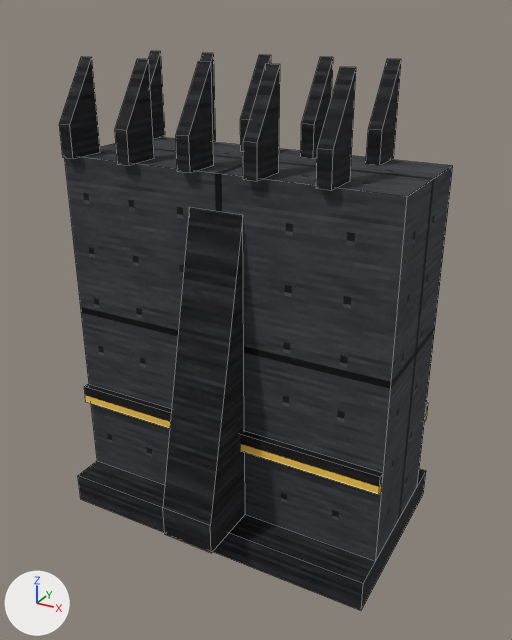
Before and after pictures for a commit that changed the Blender file tools/lowforge/models/wall.blend.
Camera for both pictures: a 50 mm camera at (59.1, -106.1, 93.6) aimed at (1.4, -1.2, 41.2). The lights are fixed; the arrows at lower left show +X, +Y and +Z. The first picture is the older version. Mesh edges are drawn as thin lines.

The scene before the commit, as lines of its bpy script (objects in view):
```python
ob_blade = bpy.data.objects.new('blade', me_blade)
ob_blade.location = (0.0, 0.0, 0.0)
ob_blade_001 = bpy.data.objects.new('blade.001', me_blade_001)
ob_blade_001.location = (0.0, 0.0, 0.0)
ob_blade_004 = bpy.data.objects.new('blade.004', me_blade_004)
ob_blade_004.location = (0.0, 0.0, 0.0)
ob_blade_005 = bpy.data.objects.new('blade.005', me_blade_005)
ob_blade_005.location = (0.0, 0.0, 0.0)
ob_blade_006 = bpy.data.objects.new('blade.006', me_blade_006)
ob_blade_006.location = (0.0, 0.0, 0.0)
ob_blade_007 = bpy.data.objects.new('blade.007', me_blade_007)
ob_blade_007.location = (0.0, 0.0, 0.0)
ob_blade_008 = bpy.data.objects.new('blade.008', me_blade_008)
ob_blade_008.location = (0.0, 0.0, 0.0)
ob_blade_009 = bpy.data.objects.new('blade.009', me_blade_009)
ob_blade_009.location = (0.0, 0.0, 0.0)
ob_light_strip = bpy.data.objects.new('light_strip', me_light_strip)
ob_light_strip.location = (0.0, 0.0, 0.0)
# also in view: 'wall' at (0.0, 0.0, 38.0); 'blade.003' at (7.2, 10.0, 78.0); 'blade.002' at (-4.8, 10.0, 78.0); 'buttress' at (0.0, -18.0, 35.0); 'plinth' at (0.0, 0.0, 3.0)
```
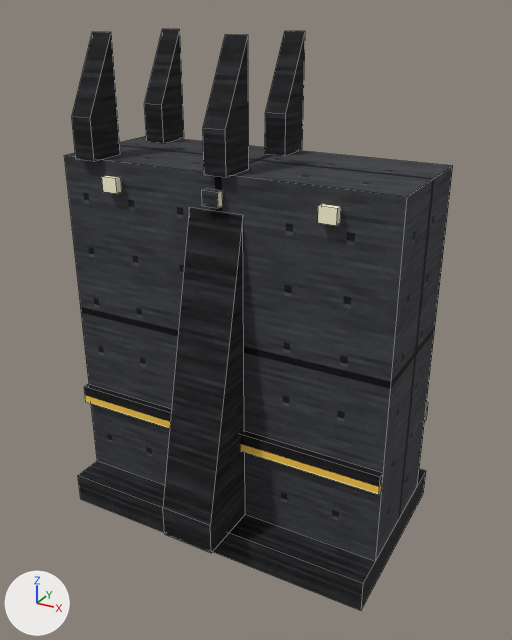
Location of each change, (x1, y1, x2, y2) in pixels of the pictures (512 x 640 px):
'blade.003', moved, rescaled (42% wider, 41% taller): before (301, 57, 333, 158); after (203, 34, 249, 177)
'blade.002', moved, rescaled (53% wider, 34% taller): before (240, 55, 271, 151); after (72, 32, 120, 161)
'blade.001', moved, rescaled: before (201, 53, 216, 142); after (265, 31, 305, 155)
'blade', moved, rescaled: before (149, 51, 165, 139); after (144, 29, 184, 143)
'blade.009', deleted: before (316, 67, 356, 190)
'blade.008', deleted: before (243, 64, 280, 181)
'blade.007', deleted: before (176, 61, 214, 173)
'blade.006', deleted: before (115, 59, 154, 165)
'blade.005', deleted: before (59, 57, 100, 159)
'blade.004', deleted: before (366, 59, 401, 165)
'lamp_row.002', added: after (318, 204, 341, 226)
'lamp_row.001', added: after (202, 189, 223, 208)
'lamp_row', added: after (102, 176, 122, 194)

The change, as a diff of the scene's bpy script:
```diff
--- a/tools/lowforge/models/wall.blend.py
+++ b/tools/lowforge/models/wall.blend.py
@@ me_blade @@
-me_blade.from_pydata(...)  # 8 vertices, 6 faces; spans x -30.0..-27.6, y 6.5..13.5, z 70.0..86.0
+me_blade.from_pydata(...)  # 8 vertices, 6 faces; spans x -27.0..-23.0, y 6.5..13.5, z 70.0..90.0
+# me_blade part 1: the whole mesh is scaled about its middle by (1.67, 1, 1.25), then moved by (3.8, 0.0, 2.0)
 me_blade.materials.append(mat_steel_dark)
@@ me_blade_001 @@
-me_blade_001.from_pydata(...)  # 8 vertices, 6 faces; spans x -18.0..-15.6, y 6.5..13.5, z 70.0..86.0
+me_blade_001.from_pydata(...)  # 8 vertices, 6 faces; spans x -1.0..3.0, y 6.5..13.5, z 70.0..90.0
+# me_blade_001 part 2: the whole mesh is scaled about its middle by (1.67, 1, 1.25), then moved by (17.8, 0.0, 2.0)
 me_blade_001.materials.append(mat_steel_dark)
@@ me_blade_002 @@
-me_blade_002.from_pydata(...)  # 8 vertices, 6 faces; spans x -6.0..-3.6, y 6.5..13.5, z 70.0..86.0
+me_blade_002.from_pydata(...)  # 8 vertices, 6 faces; spans x -27.0..-23.0, y -13.5..-6.5, z 70.0..90.0
+# me_blade_002 part 3: the whole mesh is scaled about its middle by (1.67, 1, 1.25), then moved by (-20.2, -20.0, 2.0)
 me_blade_002.materials.append(mat_steel_dark)
@@ me_blade_003 @@
-me_blade_003.from_pydata(...)  # 8 vertices, 6 faces; spans x 6.0..8.4, y 6.5..13.5, z 70.0..86.0
+me_blade_003.from_pydata(...)  # 8 vertices, 6 faces; spans x -1.0..3.0, y -13.5..-6.5, z 70.0..90.0
+# me_blade_003 part 4: the whole mesh is scaled about its middle by (1.67, 1, 1.25), then moved by (-6.2, -20.0, 2.0)
 me_blade_003.materials.append(mat_steel_dark)
@@ ob_blade_004 @@
-ob_blade_004 = bpy.data.objects.new('blade.004', me_blade_004)
@@ ob_blade_005 @@
-ob_blade_005 = bpy.data.objects.new('blade.005', me_blade_005)
@@ ob_blade_006 @@
-ob_blade_006 = bpy.data.objects.new('blade.006', me_blade_006)
@@ ob_blade_007 @@
-ob_blade_007 = bpy.data.objects.new('blade.007', me_blade_007)
@@ ob_blade_008 @@
-ob_blade_008 = bpy.data.objects.new('blade.008', me_blade_008)
@@ ob_blade_009 @@
-ob_blade_009 = bpy.data.objects.new('blade.009', me_blade_009)
@@ ob_lamp_row_002 @@
+ob_lamp_row_002 = bpy.data.objects.new('lamp_row.002', me_lamp_row_002)  # a box spanning x 18.5..21.5, y -13.6..-12.3, z 65.0..67.5; in mat_amber_light (picture img_light)
+ob_lamp_row_002.location = (0.0, 0.0, 0.0)
@@ ob_lamp_row_001 @@
+ob_lamp_row_001 = bpy.data.objects.new('lamp_row.001', me_lamp_row_001)  # a box spanning x -1.5..1.5, y -13.6..-12.3, z 65.0..67.5; in mat_amber_light (picture img_light)
+ob_lamp_row_001.location = (0.0, 0.0, 0.0)
@@ ob_lamp_row @@
+ob_lamp_row = bpy.data.objects.new('lamp_row', me_lamp_row)  # a box spanning x -21.5..-18.5, y -13.6..-12.3, z 65.0..67.5; in mat_amber_light (picture img_light)
+ob_lamp_row.location = (0.0, 0.0, 0.0)
```
